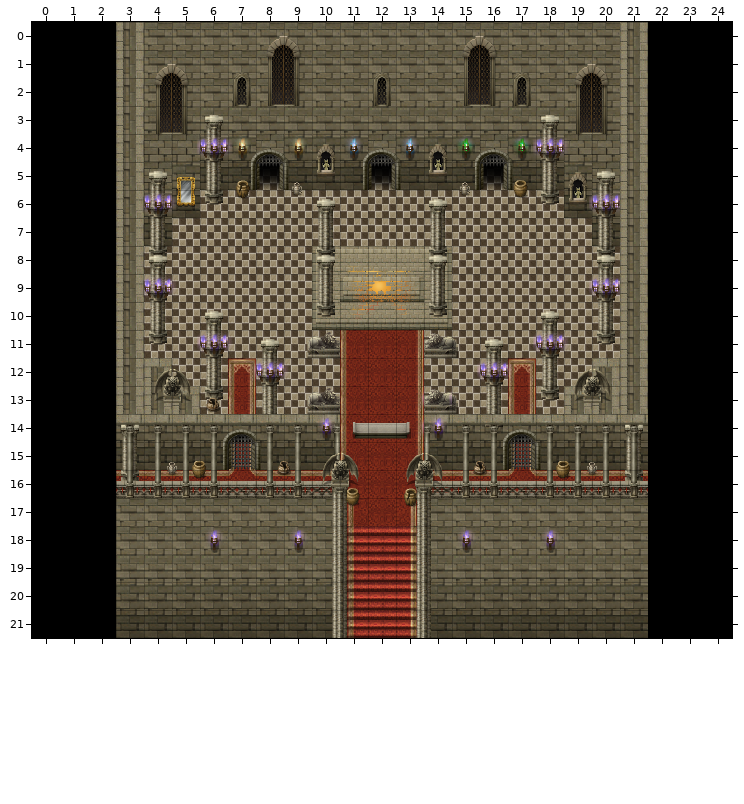
Tiled map -- res/map/yashasanctuary/yashasanctuary.tmx. The picture above is the old version.
Cells are 50x50 px. Shown: x 0..24, y 0..21.
Once edited:
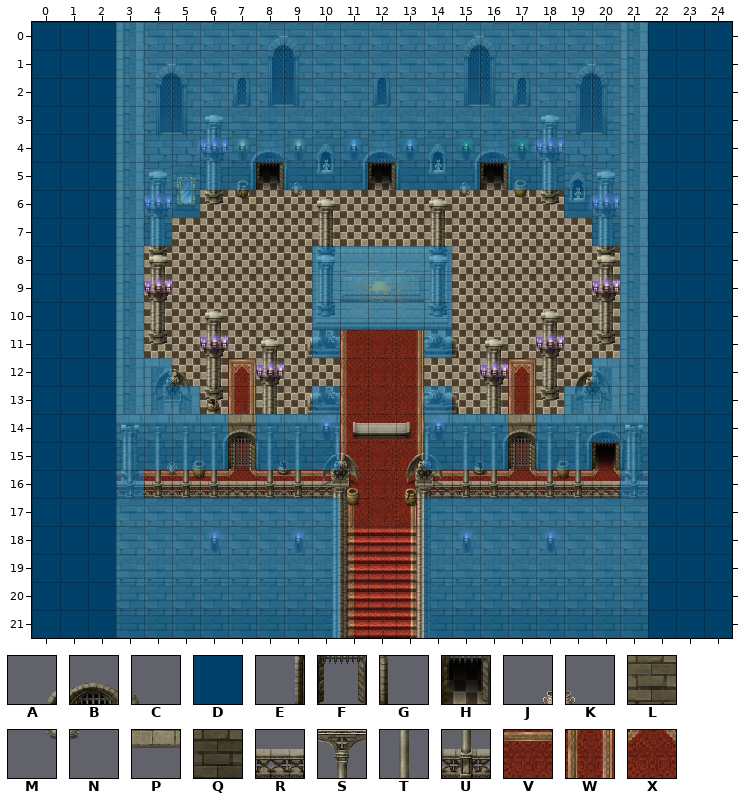
Key: from "tileset_map_yashasanctuary": A 75, B 76, C 77, D 92, E 98, F 99, G 100, H 210, J 228, K 229, L 234, M 251, N 252, P 254, Q 257, R 270, S 288, T 311, U 334, V 359, W 380, X 386.
_ is an empty cell.
Tiles of an added or newly shown layer are drawn over the layers below it.
See-through tiles are keyed as they look on the map.
What changed:
{"where": "layer \"BG 1\""}
{"y":15,"x":20,"old":"Q","new":"W"}
{"y":16,"x":20,"old":"V","new":"X"}
{"where": "layer \"BG 2\""}
{"y":15,"x":20,"old":"_","new":"H"}
{"where": "layer \"BG 3\""}
{"y":14,"x":19,"old":"_","new":"A"}
{"y":14,"x":21,"old":"_","new":"C"}
{"y":15,"x":19,"old":"JK_","new":"EFG"}
{"y":16,"x":19,"old":"MN","new":"__"}
{"where": "layer \"LFG 1\""}
{"y":14,"x":20,"old":"S","new":"L"}
{"y":15,"x":20,"old":"T","new":"_"}
{"y":16,"x":20,"old":"U","new":"R"}
{"where": "layer \"LFG 2\""}
{"y":14,"x":20,"old":"P","new":"B"}
{"where": "layer \"LFG 3\""}
{"y":14,"x":20,"old":"_","new":"P"}
{"where": "layer \"collidable\" (now shown)"}
{"y":0,"x":0,"old":"_________________________","new":"DDDDDDDDDDDDDDDDDDDDDDDDD"}
{"y":1,"x":0,"old":"_________________________","new":"DDDDDDDDDDDDDDDDDDDDDDDDD"}
{"y":2,"x":0,"old":"_________________________","new":"DDDDDDDDDDDDDDDDDDDDDDDDD"}
{"y":3,"x":0,"old":"_________________________","new":"DDDDDDDDDDDDDDDDDDDDDDDDD"}
{"y":4,"x":0,"old":"_________________________","new":"DDDDDDDDDDDDDDDDDDDDDDDDD"}
{"y":5,"x":0,"old":"________","new":"DDDDDDDD"}
{"y":5,"x":9,"old":"___","new":"DDD"}
{"y":5,"x":13,"old":"___","new":"DDD"}
{"y":5,"x":17,"old":"________","new":"DDDDDDDD"}
{"y":6,"x":0,"old":"______","new":"DDDDDD"}
{"y":6,"x":19,"old":"______","new":"DDDDDD"}
{"y":7,"x":0,"old":"_____","new":"DDDDD"}
{"y":7,"x":20,"old":"_____","new":"DDDDD"}
{"y":8,"x":0,"old":"____","new":"DDDD"}
{"y":8,"x":10,"old":"_____","new":"DDDDD"}
{"y":8,"x":21,"old":"____","new":"DDDD"}
{"y":9,"x":0,"old":"____","new":"DDDD"}
{"y":9,"x":10,"old":"_____","new":"DDDDD"}
{"y":9,"x":21,"old":"____","new":"DDDD"}
{"y":10,"x":0,"old":"____","new":"DDDD"}
{"y":10,"x":10,"old":"_____","new":"DDDDD"}
{"y":10,"x":21,"old":"____","new":"DDDD"}
{"y":11,"x":0,"old":"____","new":"DDDD"}
{"y":11,"x":10,"old":"_","new":"D"}
{"y":11,"x":14,"old":"_","new":"D"}
{"y":11,"x":21,"old":"____","new":"DDDD"}
{"y":12,"x":0,"old":"_____","new":"DDDDD"}
{"y":12,"x":20,"old":"_____","new":"DDDDD"}
{"y":13,"x":0,"old":"______","new":"DDDDDD"}
{"y":13,"x":10,"old":"_","new":"D"}
{"y":13,"x":14,"old":"_","new":"D"}
{"y":13,"x":19,"old":"______","new":"DDDDDD"}
{"y":14,"x":0,"old":"_______","new":"DDDDDDD"}
{"y":14,"x":8,"old":"___","new":"DDD"}
{"y":14,"x":14,"old":"___","new":"DDD"}
{"y":14,"x":18,"old":"_______","new":"DDDDDDD"}
{"y":15,"x":0,"old":"_______","new":"DDDDDDD"}
{"y":15,"x":8,"old":"___","new":"DDD"}
{"y":15,"x":14,"old":"___","new":"DDD"}
{"y":15,"x":18,"old":"__","new":"DD"}
{"y":15,"x":21,"old":"____","new":"DDDD"}
{"y":16,"x":0,"old":"____","new":"DDDD"}
{"y":16,"x":21,"old":"____","new":"DDDD"}
{"y":17,"x":0,"old":"___________","new":"DDDDDDDDDDD"}
{"y":17,"x":14,"old":"___________","new":"DDDDDDDDDDD"}
{"y":18,"x":0,"old":"___________","new":"DDDDDDDDDDD"}
{"y":18,"x":14,"old":"___________","new":"DDDDDDDDDDD"}
{"y":19,"x":0,"old":"___________","new":"DDDDDDDDDDD"}
{"y":19,"x":14,"old":"___________","new":"DDDDDDDDDDD"}
{"y":20,"x":0,"old":"___________","new":"DDDDDDDDDDD"}
{"y":20,"x":14,"old":"___________","new":"DDDDDDDDDDD"}
{"y":21,"x":0,"old":"___________","new":"DDDDDDDDDDD"}
{"y":21,"x":14,"old":"___________","new":"DDDDDDDDDDD"}
{"label":"changed","picture_box":[32,22,732,638]}
